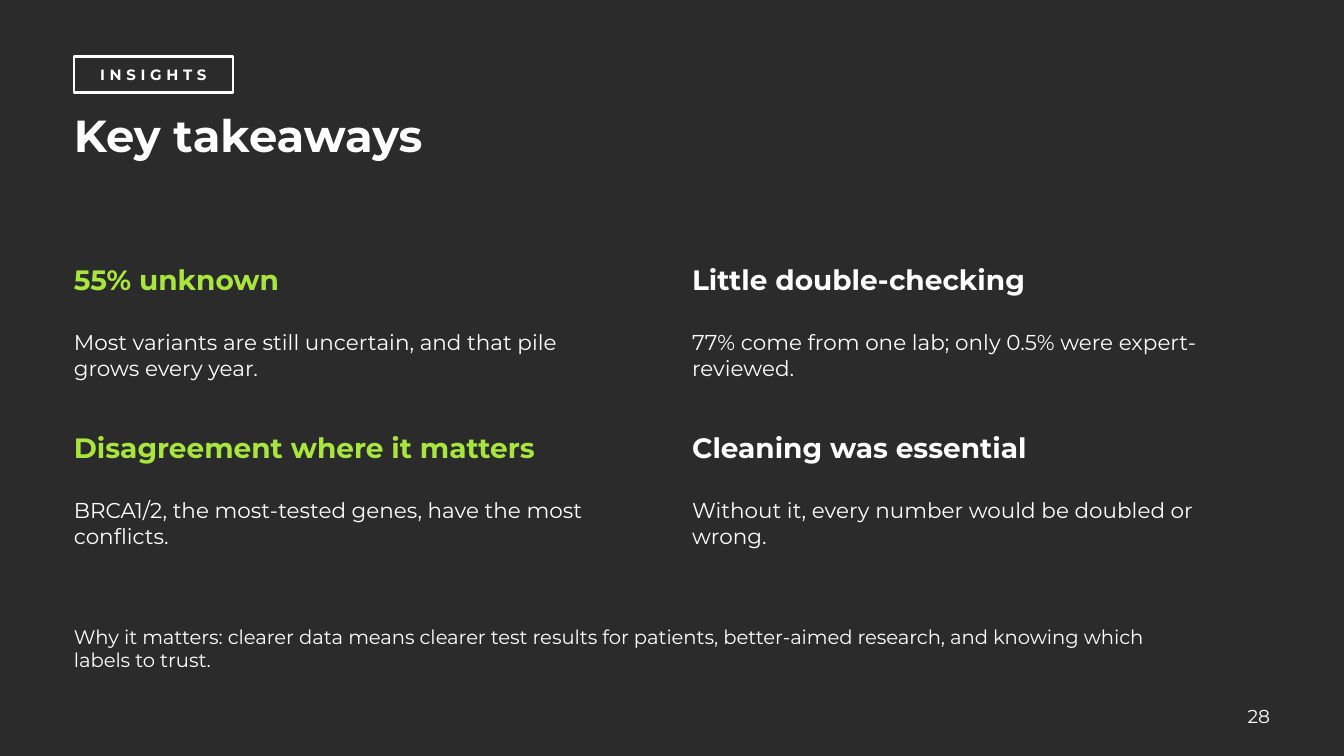
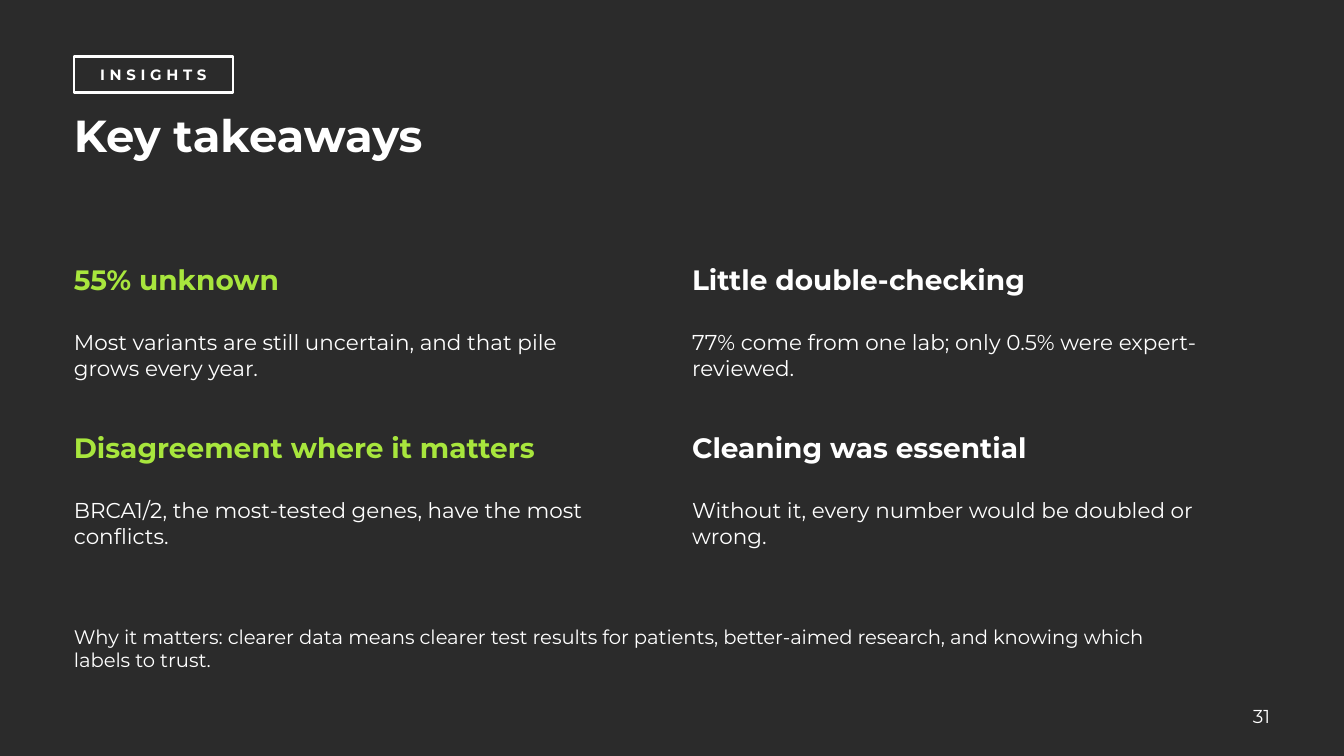
Before and after one commit to yeruka-ui/ClinVar-Data-Analysis, a slide deck: slide 31 of ClinVar_Full_Presentation_DNA.pptx (slide 28 before the commit). Drawn at 1344x756 pixels with LibreOffice and Linux fonts; fonts in the diff are those of the drawing; background and template pictures are left out; a plain dark background stands for a picture behind light text. Boxes give left, top, right and bottom in pixels: in the first picture for what was removed or moved away, otherwise in the second. Text is boxed around its words. In the diff, an @@ line names an element or a change of style, - is before the commit and + after.

```diff
--- a/ClinVar_Full_Presentation_DNA.pptx
+++ b/ClinVar_Full_Presentation_DNA.pptx
@@ text at box(1253, 710, 1270, 723): text changed @@
-28
+31
```
Also in this commit, not shown: 11 other slides changed, 3 slides added, 4 other files.
